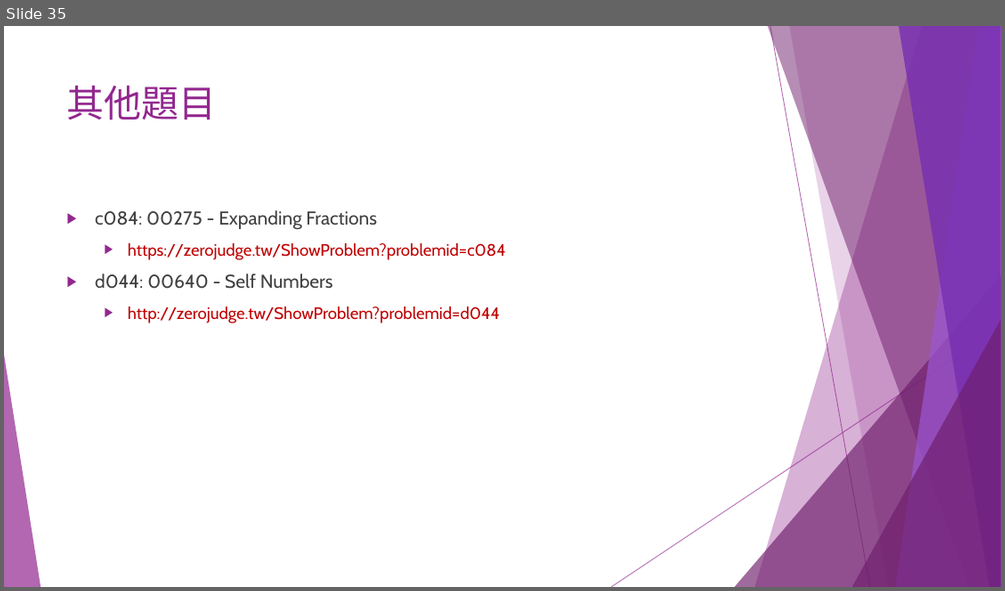
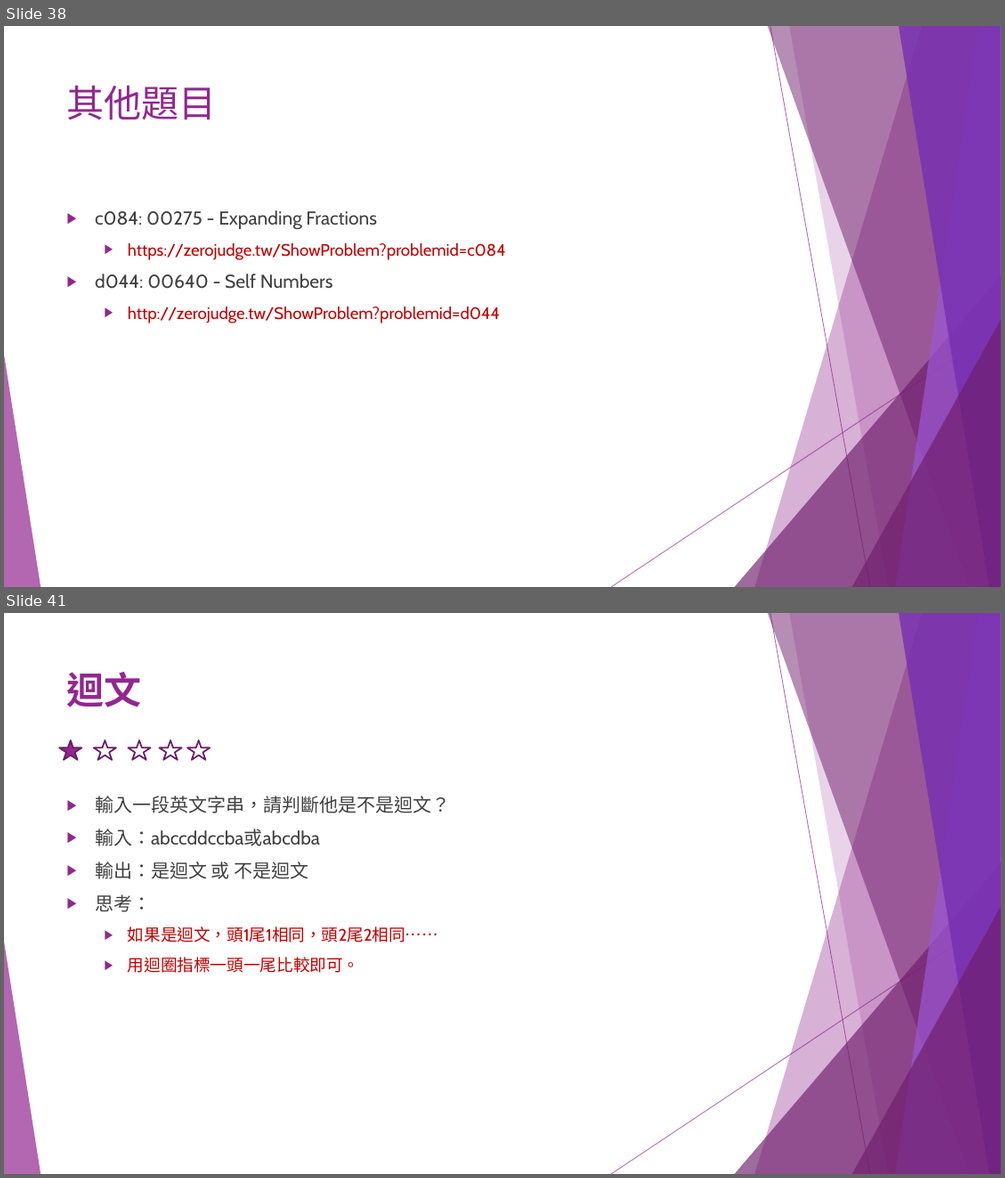
Before and after one commit to liulawsi/My_PPTs, a slide deck: CHING JIAN/C_Class/A1_邏輯思考訓練題.pptx. Shown one above the other, each under a label of ours: slide 35 before the commit, slides 38 and 41 after it; the slides between them are not shown. The pictures are 1005x591 and 1005x1178 pixels, drawn with LibreOffice and Linux fonts; fonts in the diff are those of the drawing. Boxes give left, top, right and bottom in pixels: in the first picture for what was removed or moved away, otherwise in the second. Text is boxed around its words. In the diff, an @@ line names an element or a change of style, - is before the commit and + after.

```diff
--- a/CHING JIAN/C_Class/A1_邏輯思考訓練題.pptx
+++ b/CHING JIAN/C_Class/A1_邏輯思考訓練題.pptx
@@ slide 41 added at <box>4,613,1001,1174</box>, background #FFFFFF; not listed: 10 template elements that a slide beside it also shows @@
@@ title added at <box>67,672,142,707</box>, 36 pt, text #92278F, bold @@
+迴文
@@ group added at <box>59,740,210,760</box>: 5 stars @@
@@ text added at <box>95,795,450,973</box>, 18 pt, text #404040 @@
+▶ 輸入一段英文字串，請判斷他是不是迴文？
+▶ 輸入：abccddccba或abcdba
+▶ 輸出：是迴文 或 不是迴文
+▶ 思考：
+  ▶ 如果是迴文，頭1尾1相同，頭2尾2相同……
+  ▶ 用迴圈指標一頭一尾比較即可。
@@ what was slide 35 is now slide 38 @@
```
Also in this commit, not shown: 4 slides changed, 11 other slides added.
